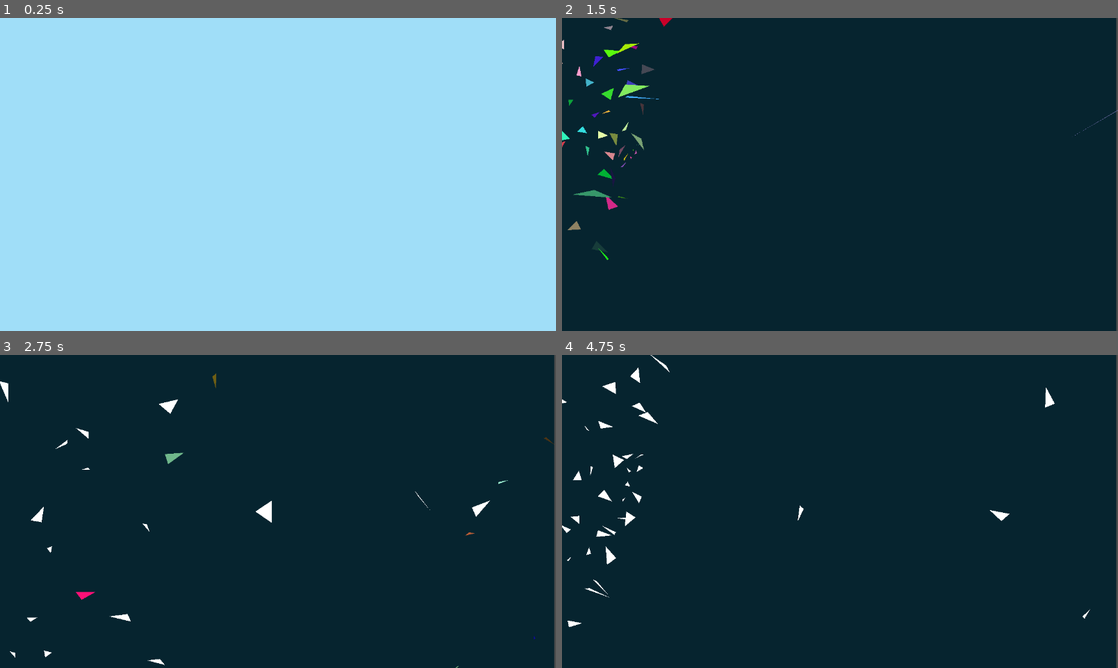
Above: before the commit, frames 1-4 (two rows, left to right).
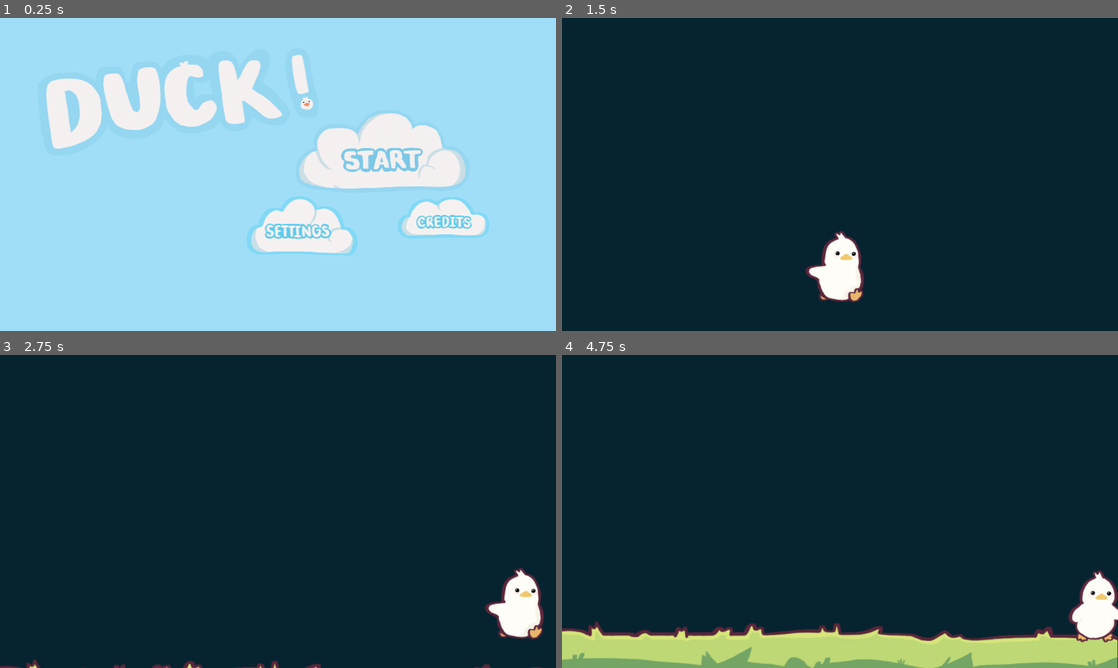
Above: after the commit, the same moments.

Repository: mnoun09/DUCK
Game: Godot game, scene res://startingScreen.tscn
The game is run twice, just before and just after one commit, with the same random seed, the same clock (stepped at 60 frames per second) and the same inputs. This scene is started directly instead of the project's main scene.
Inputs (mouse positions are in pixels of both pictures, inside the frame that each line leads up to):
- Up to frame 1 (0.25 s): no input
- Up to frame 2 (1.5 s): click (951, 158) at 0.52 s; tap Enter (ui_accept) at 1.25 s; hold Right (ui_right) from 1.28 s (still down); tap Alt at 1.35 s
- Up to frame 3 (2.75 s): keep holding Right (ui_right); tap Enter (ui_accept) at 1.52, 2.27 s; tap Shift at 2.1 s
- Up to frame 4 (4.75 s): release Right (ui_right) at 2.78 s; hold Left (ui_left) 2.78-3.53 s; tap Alt at 2.85, 4.35 s; hold Right (ui_right) from 3.53 s (still down); tap Shift at 3.6 s; tap Enter (ui_accept) at 3.77, 4.52 s

The runs differ from the first frame. In frame 1, 15% of the frame differs, in the area x 8-88%, y 11-76%; in frame 2, 2.9%; in frame 3, 3.0%; in frame 4, 14%.

Commit message:
Add button functionality, camera swaying, camera limits
- Added more buttons (settings & credits)
- Button changes colors when you hover on them
- Clicking on the start button takes you to a different scene
- Added camera swaying... kinda works
  - After a while, the camera runs away from the buttons
- Character can no longer escape from the grass
- The camera follows the character up to where the grass ends

Diff:
--- /dev/null
+++ b/CreditsButton.tscn
@@ -0,0 +1,27 @@
+[gd_scene load_steps=5 format=3 uid="uid://dac2kxcbcwfck"]
+
+[ext_resource type="Texture2D" uid="uid://bynsgth737o8e" path="res://assets/images/Buttons/Credits.png" id="1_vjhdq"]
+[ext_resource type="Texture2D" uid="uid://blfoo2v5ru2hk" path="res://assets/images/Buttons/HoverCredits.png" id="2_xg66w"]
+
+[sub_resource type="AtlasTexture" id="AtlasTexture_kk2yd"]
+atlas = ExtResource("1_vjhdq")
+region = Rect2(624, 416, 213, 97)
+
+[sub_resource type="AtlasTexture" id="AtlasTexture_j4vvx"]
+atlas = ExtResource("2_xg66w")
+region = Rect2(624, 416, 213, 97)
+
+[node name="Control" type="Control"]
+layout_mode = 3
+anchors_preset = 15
+anchor_right = 1.0
+anchor_bottom = 1.0
+grow_horizontal = 2
+grow_vertical = 2
+
+[node name="CreditButton" type="TextureButton" parent="."]
+layout_mode = 0
+offset_right = 40.0
+offset_bottom = 40.0
+texture_normal = SubResource("AtlasTexture_kk2yd")
+texture_hover = SubResource("AtlasTexture_j4vvx")
--- /dev/null
+++ b/SettingsButton.tscn
@@ -0,0 +1,27 @@
+[gd_scene load_steps=5 format=3 uid="uid://bhurk772uo2x"]
+
+[ext_resource type="Texture2D" uid="uid://dkv56qa3mil4c" path="res://assets/images/Buttons/Settings.png" id="1_ri2bv"]
+[ext_resource type="Texture2D" uid="uid://clitirjw4d6fi" path="res://assets/images/Buttons/HoverSettings.png" id="2_s584q"]
+
+[sub_resource type="AtlasTexture" id="AtlasTexture_a8mqc"]
+atlas = ExtResource("1_ri2bv")
+region = Rect2(284, 415, 257, 138)
+
+[sub_resource type="AtlasTexture" id="AtlasTexture_8ktos"]
+atlas = ExtResource("2_s584q")
+region = Rect2(284, 415, 257, 138)
+
+[node name="Control" type="Control"]
+layout_mode = 3
+anchors_preset = 15
+anchor_right = 1.0
+anchor_bottom = 1.0
+grow_horizontal = 2
+grow_vertical = 2
+
+[node name="SettingsButton" type="TextureButton" parent="."]
+layout_mode = 0
+offset_right = 40.0
+offset_bottom = 40.0
+texture_normal = SubResource("AtlasTexture_a8mqc")
+texture_hover = SubResource("AtlasTexture_8ktos")
--- a/StartButton.tscn
+++ b/StartButton.tscn
@@ -1,9 +1,15 @@
-[gd_scene load_steps=3 format=3 uid="uid://b7uqdfclsfcen"]
+[gd_scene load_steps=6 format=3 uid="uid://b7uqdfclsfcen"]
 
-[ext_resource type="Texture2D" uid="uid://dn6fvejv6liqt" path="res://assets/images/StartButton.png" id="1_tdweq"]
+[ext_resource type="Texture2D" uid="uid://dn6fvejv6liqt" path="res://assets/images/Buttons/StartButton.png" id="1_tdweq"]
+[ext_resource type="Texture2D" uid="uid://b5n5snthmlrl1" path="res://assets/images/Buttons/HoverStart.png" id="2_17ka4"]
+[ext_resource type="Script" uid="uid://c0cmahr8xrktb" path="res://texture_button.gd" id="2_tcgu8"]
 
 [sub_resource type="AtlasTexture" id="AtlasTexture_tdweq"]
 atlas = ExtResource("1_tdweq")
+region = Rect2(416, 220, 401, 191)
+
+[sub_resource type="AtlasTexture" id="AtlasTexture_17ka4"]
+atlas = ExtResource("2_17ka4")
 region = Rect2(416, 220, 401, 191)
 
 [node name="Control" type="Control"]
@@ -22,3 +28,7 @@
 offset_bottom = 430.0
 action_mode = 0
 texture_normal = SubResource("AtlasTexture_tdweq")
+texture_hover = SubResource("AtlasTexture_17ka4")
+script = ExtResource("2_tcgu8")
+
+[connection signal="pressed" from="TextureButton" to="TextureButton" method="_on_pressed"]
--- a/background_color.tscn
+++ b/background_color.tscn
@@ -1,23 +1,30 @@
-[gd_scene load_steps=5 format=3 uid="uid://cy1hxklj0x4rg"]
+[gd_scene load_steps=6 format=3 uid="uid://cy1hxklj0x4rg"]
 
 [ext_resource type="PackedScene" uid="uid://wholtbo35qby" path="res://grass.tscn" id="1_ukhc7"]
 [ext_resource type="Texture2D" uid="uid://dpr7km4uagn2p" path="res://assets/images/DUCK logo.png" id="3_khnw5"]
 [ext_resource type="PackedScene" uid="uid://b7uqdfclsfcen" path="res://StartButton.tscn" id="4_khnw5"]
 [ext_resource type="PackedScene" uid="uid://do4yua7qdakfi" path="res://player.tscn" id="5_2xcw5"]
 
+[sub_resource type="RectangleShape2D" id="RectangleShape2D_khnw5"]
+size = Vector2(103, 1885)
+
 [node name="BackgroundColor" type="ColorRect"]
-offset_right = 1284.0
-offset_bottom = 1262.0
-color = Color(0.627451, 0.87058824, 0.972549, 1)
+offset_left = -2.0
+offset_top = -824.0
+offset_right = 1282.0
+offset_bottom = 924.0
+color = Color(0.022744464, 0.14094532, 0.18447259, 1)
 
 [node name="StaticBody2D" parent="." instance=ExtResource("1_ukhc7")]
-position = Vector2(1, 537)
+position = Vector2(1, 844)
 
 [node name="DuckLogo" type="Sprite2D" parent="."]
+visible = false
 position = Vector2(638, 376)
 texture = ExtResource("3_khnw5")
 
 [node name="Control" parent="." instance=ExtResource("4_khnw5")]
+visible = false
 layout_mode = 1
 offset_left = 402.0
 offset_top = 30.0
@@ -30,3 +37,21 @@
 [node name="Camera2D" type="Camera2D" parent="Player2"]
 position = Vector2(0, -243)
 zoom = Vector2(1.2, 1.2)
+limit_left = 0
+limit_top = -10000
+limit_right = 1280
+limit_bottom = 740
+
+[node name="BorderLeft" type="StaticBody2D" parent="."]
+position = Vector2(207, -157)
+
+[node name="CollisionShape2D" type="CollisionShape2D" parent="BorderLeft"]
+position = Vector2(-255.5, 932.5)
+shape = SubResource("RectangleShape2D_khnw5")
+
+[node name="BorderRight" type="StaticBody2D" parent="."]
+position = Vector2(1594, -116)
+
+[node name="CollisionShape2D" type="CollisionShape2D" parent="BorderRight"]
+position = Vector2(-255.5, 932.5)
+shape = SubResource("RectangleShape2D_khnw5")
--- /dev/null
+++ b/camerashake.gd
@@ -0,0 +1,15 @@
+extends Camera2D
+# Called when the node enters the scene tree for the first time.
+func _ready() -> void:
+	pass # Replace with function body.
+
+# Called every frame. 'delta' is the elapsed time since the previous frame.
+func _process(delta: float) -> void:
+	shake()
+	pass
+
+func shake() -> void:
+	var shake_tween = create_tween()
+	shake_tween.tween_property(self, "offset", offset + Vector2(randi_range(-2,-1), 0), 0.5)
+	shake_tween.tween_property(self, "offset", offset + Vector2(randi_range(4,2), 0), 0.5)
+	shake_tween.tween_property(self, "offset", offset + Vector2(0,0), 0.5)
--- /dev/null
+++ b/start_button.gd
@@ -0,0 +1,15 @@
+extends Control
+
+
+# Called when the node enters the scene tree for the first time.
+func _ready() -> void:
+	pass # Replace with function body.
+
+
+# Called every frame. 'delta' is the elapsed time since the previous frame.
+func _process(delta: float) -> void:
+	pass
+
+func _on_pressed() -> void:
+	print ("hi:")
+	pass # Replace with function body.
--- a/startingScreen.tscn
+++ b/startingScreen.tscn
@@ -1,8 +1,11 @@
-[gd_scene load_steps=4 format=3 uid="uid://bddya1x0yq2s7"]
+[gd_scene load_steps=7 format=3 uid="uid://bddya1x0yq2s7"]
 
-[ext_resource type="Texture2D" uid="uid://dn6fvejv6liqt" path="res://assets/images/StartButton.png" id="1_nj6lr"]
+[ext_resource type="PackedScene" uid="uid://b7uqdfclsfcen" path="res://StartButton.tscn" id="2_f8jrg"]
 [ext_resource type="Texture2D" uid="uid://dpr7km4uagn2p" path="res://assets/images/DUCK logo.png" id="2_xocsq"]
-[ext_resource type="Script" uid="uid://ctotajiecq4vw" path="res://polygon_2d.gd" id="3_a7p3n"]
+[ext_resource type="Script" uid="uid://kmpawv23wjga" path="res://start_button.gd" id="3_a7p3n"]
+[ext_resource type="PackedScene" uid="uid://bhurk772uo2x" path="res://SettingsButton.tscn" id="3_nj6lr"]
+[ext_resource type="PackedScene" uid="uid://dac2kxcbcwfck" path="res://CreditsButton.tscn" id="4_xocsq"]
+[ext_resource type="Script" uid="uid://dvkbxbql6qs0s" path="res://camerashake.gd" id="6_reuxv"]
 
 [node name="Node2D" type="Node2D"]
 
@@ -12,23 +15,39 @@
 color = Color(0.022744464, 0.14094532, 0.18447259, 1)
 
 [node name="LightSky" type="ColorRect" parent="."]
-visible = false
-offset_right = 1280.0
-offset_bottom = 724.0
+offset_left = -283.0
+offset_top = -306.0
+offset_right = 1974.0
+offset_bottom = 1044.0
 color = Color(0.627451, 0.87058824, 0.972549, 1)
 
-[node name="StartButton" type="Sprite2D" parent="LightSky"]
-position = Vector2(857, 350)
-texture = ExtResource("1_nj6lr")
-
-[node name="DuckLogo" type="Sprite2D" parent="LightSky"]
-position = Vector2(435, 366)
+[node name="DuckLogo" type="Sprite2D" parent="."]
+position = Vector2(471, 410)
 texture = ExtResource("2_xocsq")
 
-[node name="Polygon2D" type="Polygon2D" parent="."]
-color = Color(0.627451, 0.87058824, 0.972549, 1)
-polygon = PackedVector2Array(-4, -4, -4, 726, 1288, 728, 1286, -6)
+[node name="Start" parent="." instance=ExtResource("2_f8jrg")]
+offset_left = 295.0
+offset_right = 295.0
+offset_bottom = 52.0
 script = ExtResource("3_a7p3n")
 
-[node name="Camera2D" type="Camera2D" parent="Polygon2D"]
-position = Vector2(644, 361)
+[node name="Settings" parent="." instance=ExtResource("3_nj6lr")]
+offset_left = 563.0
+offset_top = 410.0
+offset_right = 563.0
+offset_bottom = 410.0
+
+[node name="Control" parent="." instance=ExtResource("4_xocsq")]
+offset_left = 910.0
+offset_top = 411.0
+offset_right = 910.0
+offset_bottom = 411.0
+
+[node name="Camera2D" type="Camera2D" parent="."]
+position = Vector2(637, 361)
+limit_left = -100
+limit_top = -100
+limit_right = 1380
+limit_bottom = 720
+limit_smoothed = true
+script = ExtResource("6_reuxv")
--- /dev/null
+++ b/texture_button.gd
@@ -0,0 +1,12 @@
+extends TextureButton
+
+
+# Called when the node enters the scene tree for the first time.
+func _ready() -> void:
+	pass # Replace with function body.
+
+
+func _on_pressed() -> void:
+	get_tree().change_scene_to_file("res://background_color.tscn")
+	print ("hi:")
+	pass # Replace with function body.
Binary file added: assets/images/Buttons/Credits.png
Not shown, added: assets/images/Buttons/Credits.png.import
Binary file added: assets/images/Buttons/HoverCredits.png
Not shown, added: assets/images/Buttons/HoverCredits.png.import
Binary file added: assets/images/Buttons/HoverSettings.png
Not shown, added: assets/images/Buttons/HoverSettings.png.import
Binary file added: assets/images/Buttons/HoverStart.png
Not shown, added: assets/images/Buttons/HoverStart.png.import
Binary file added: assets/images/Buttons/Settings.png
Not shown, changed: assets/images/Buttons/Settings.png.import
Renamed: assets/images/StartButton.png -> assets/images/Buttons/StartButton.png
Not shown, added: assets/images/Buttons/StartButton.png.import
(and 3 more such lines)
